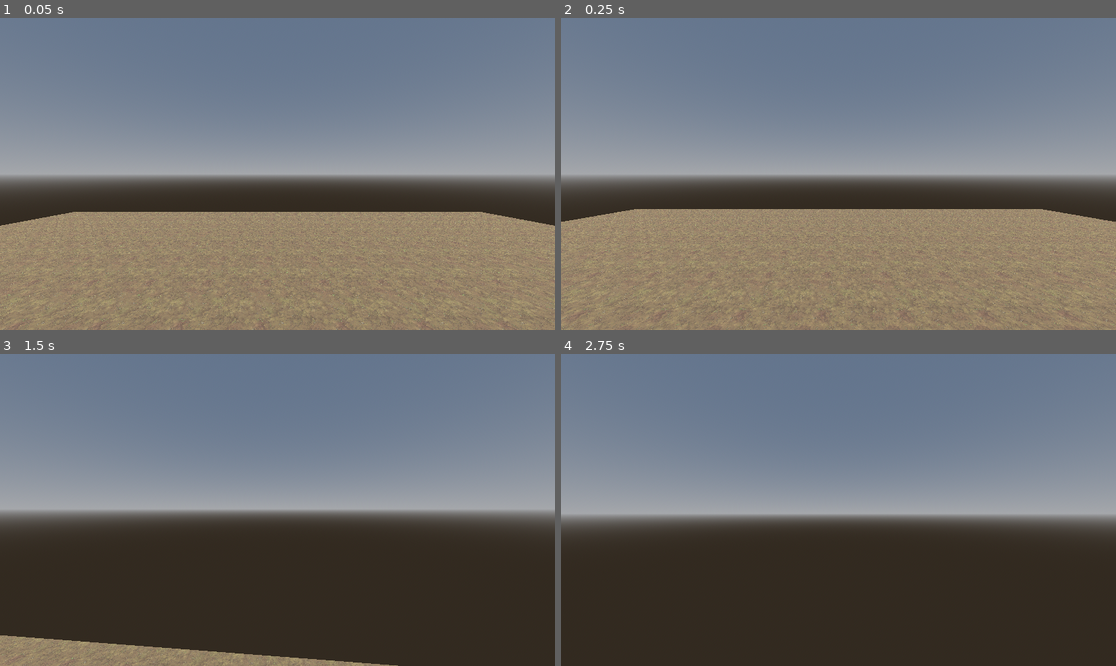
Above: before the commit, frames 1-4 (two rows, left to right).
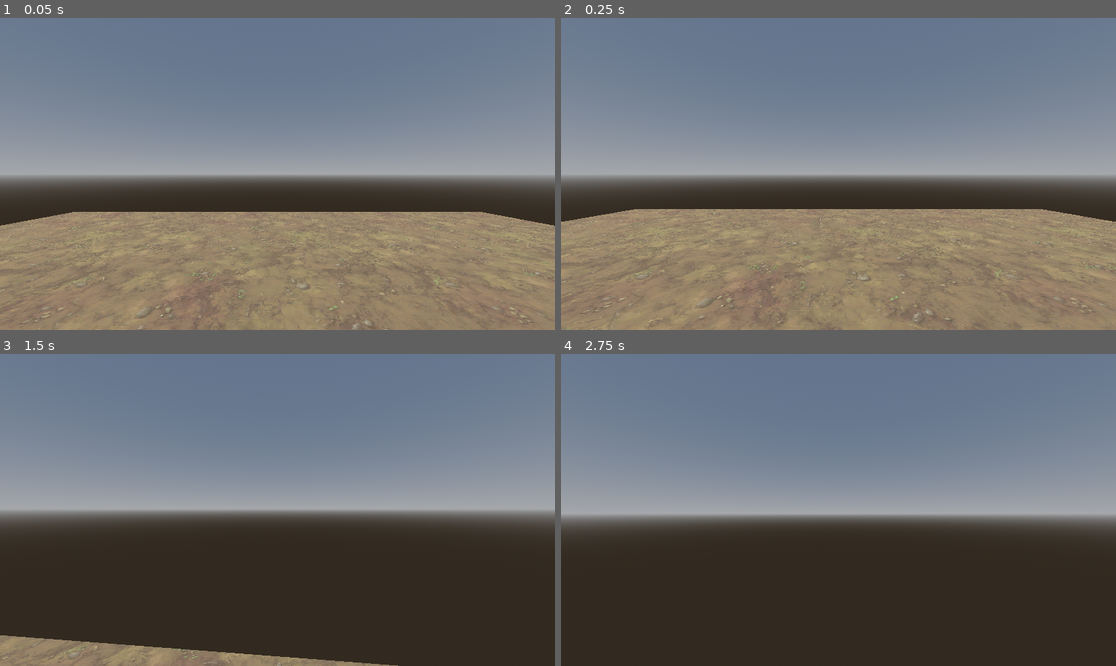
Above: after the commit, the same moments.

Repository: ericholtz/cornkeeper
Game: Godot game, scene res://scenes/Main.tscn
The game is run twice, just before and just after one commit, with the same random seed, the same clock (stepped at 60 frames per second) and the same inputs.
Inputs (mouse positions are in pixels of both pictures, inside the frame that each line leads up to):
- Up to frame 1 (0.05 s): no input
- Up to frame 2 (0.25 s): no input
- Up to frame 3 (1.5 s): tap Enter at 0.5 s; move the mouse to (305, 510) at 0.52 s; hold Shift (run) 0.53-1.28 s; hold W (up) from 0.53 s (still down); tap Space (jump) at 0.77 s; move the mouse to (249, 510) at 1.27 s; tap Shift (run) at 1.35 s
- Up to frame 4 (2.75 s): keep holding W (up); tap Space (jump) at 1.52 s; move the mouse to (849, 503) at 2.02 s; hold Shift (run) from 2.03 s (still down)

The runs differ from the first frame. In frame 1, 4.7% of the frame differs, in the area x 0-100%, y 62-100%; in frame 2, 4.7%; in frame 3, 0.5%; in frame 4, nothing differs.

Commit message:
scaled floor texture to match player scale

Diff:
--- a/scenes/Main.tscn
+++ b/scenes/Main.tscn
@@ -14,6 +14,7 @@
 
 [sub_resource type="StandardMaterial3D" id="StandardMaterial3D_0bbpv"]
 albedo_texture = ExtResource("1_rvslj")
+uv1_scale = Vector3(0.16, 0.16, 0.16)
 uv1_triplanar = true
 texture_filter = 0
 
